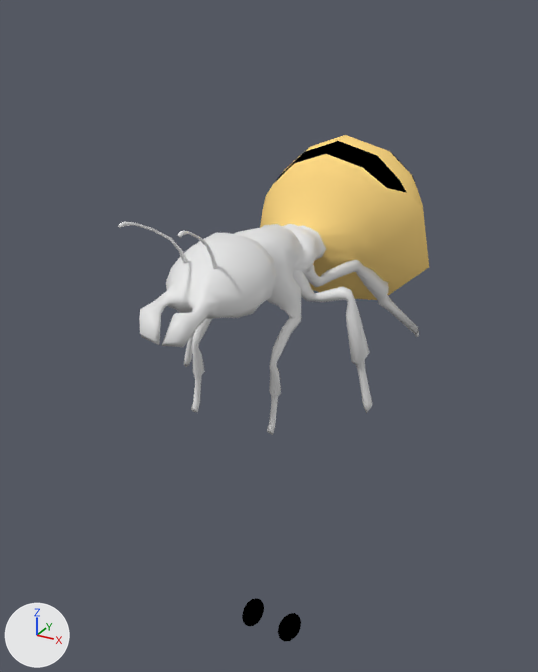
Before and after pictures for a commit that changed the Blender file antmodel.blend.
The view is the same before and after, from a camera (50 mm lens) standing at (0.7, -1.284, 1.435) and looking at (-0.061, 0.099, 0.743). The lights are fixed; the arrows at lower left show +X, +Y and +Z. The same objects are shown in both versions, whatever each file hides.

Before the edit, the objects in view are built like this:
```python
me_cube_001 = bpy.data.meshes.new('Cube.001')
me_cube_001.from_pydata(...)  # 1109 vertices, 1108 faces; spans x -0.233..0.233, y -0.397..0.602, z 0.665..1.167
me_cube_001.polygons.foreach_set('use_smooth', [True] * 1108)
# faces by material slot: [976, 120, 12]
me_cube_001.materials.append(mat_red_ant)  # white #e7e7e7
me_cube_001.materials.append(mat_honeycomb)  # its picture is missing
me_cube_001.materials.append(mat_black)  # its picture is missing
me_cube_003 = bpy.data.meshes.new('Cube.003')
me_cube_003.from_pydata(...)  # 196 vertices, 192 faces; spans x -0.079..0.079, y -0.037..0.037, z -0.027..0.027
me_cube_003.materials.append(mat_black)  # its picture is missing
ob_eyes_002 = bpy.data.objects.new('eyes.002', me_cube_003)
ob_eyes_002.location = (0.0, 0.0, 0.0)
ob_honey_ant = bpy.data.objects.new('honey ant', me_cube_001)
ob_honey_ant.location = (0.0, 0.0, 0.0)
```
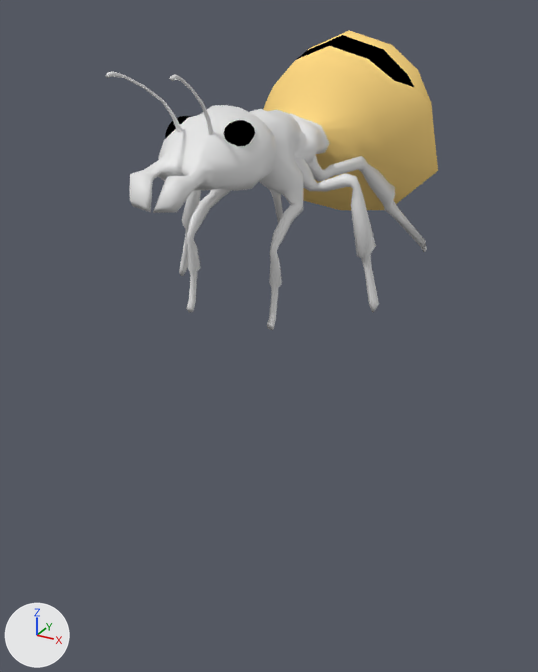
Changed parts and their boxes (x1, y1, x2, y2) in the pictures (538 x 672 px):
'honey ant', moved: before (118, 135, 429, 435); after (106, 30, 438, 330)
'eyes.002', moved: before (242, 598, 301, 642); after (165, 116, 255, 146)

Edits to the bpy script that builds the scene:
```text
Change ob_eyes_002:
    ob_eyes_002.location: (0.0, 0.0, 0.0) -> (0.0, -0.217, 1.242)
Change ob_honey_ant:
    ob_honey_ant.location: (0.0, 0.0, 0.0) -> (0.0, 0.0, 0.224)
```
